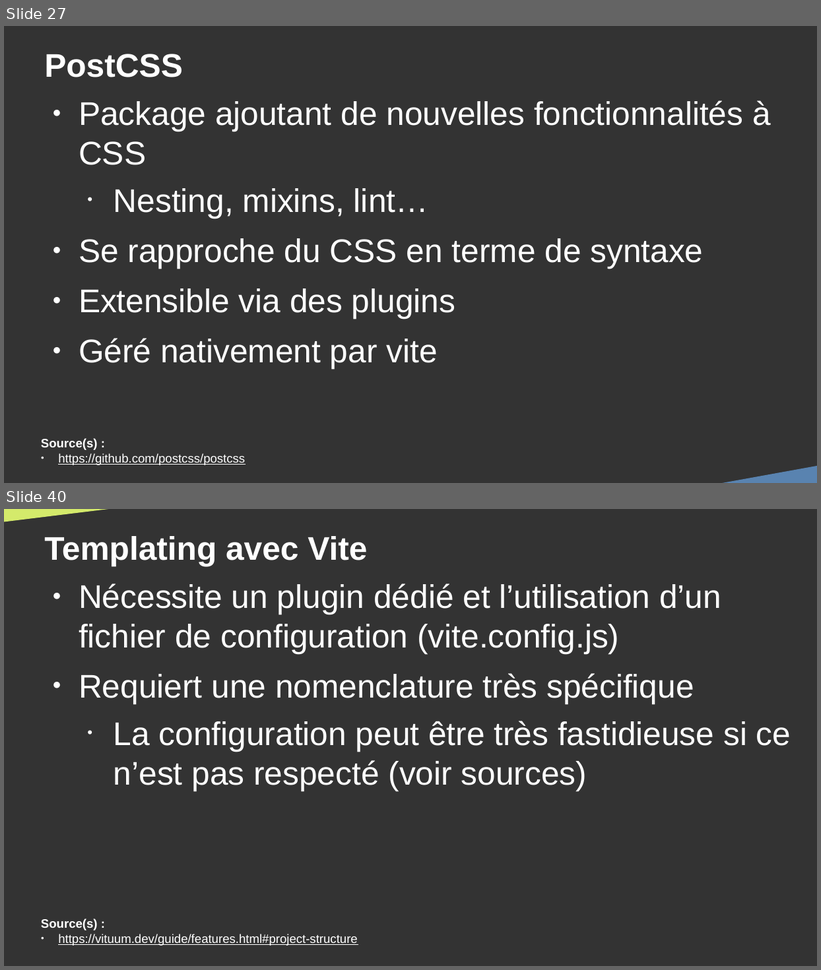
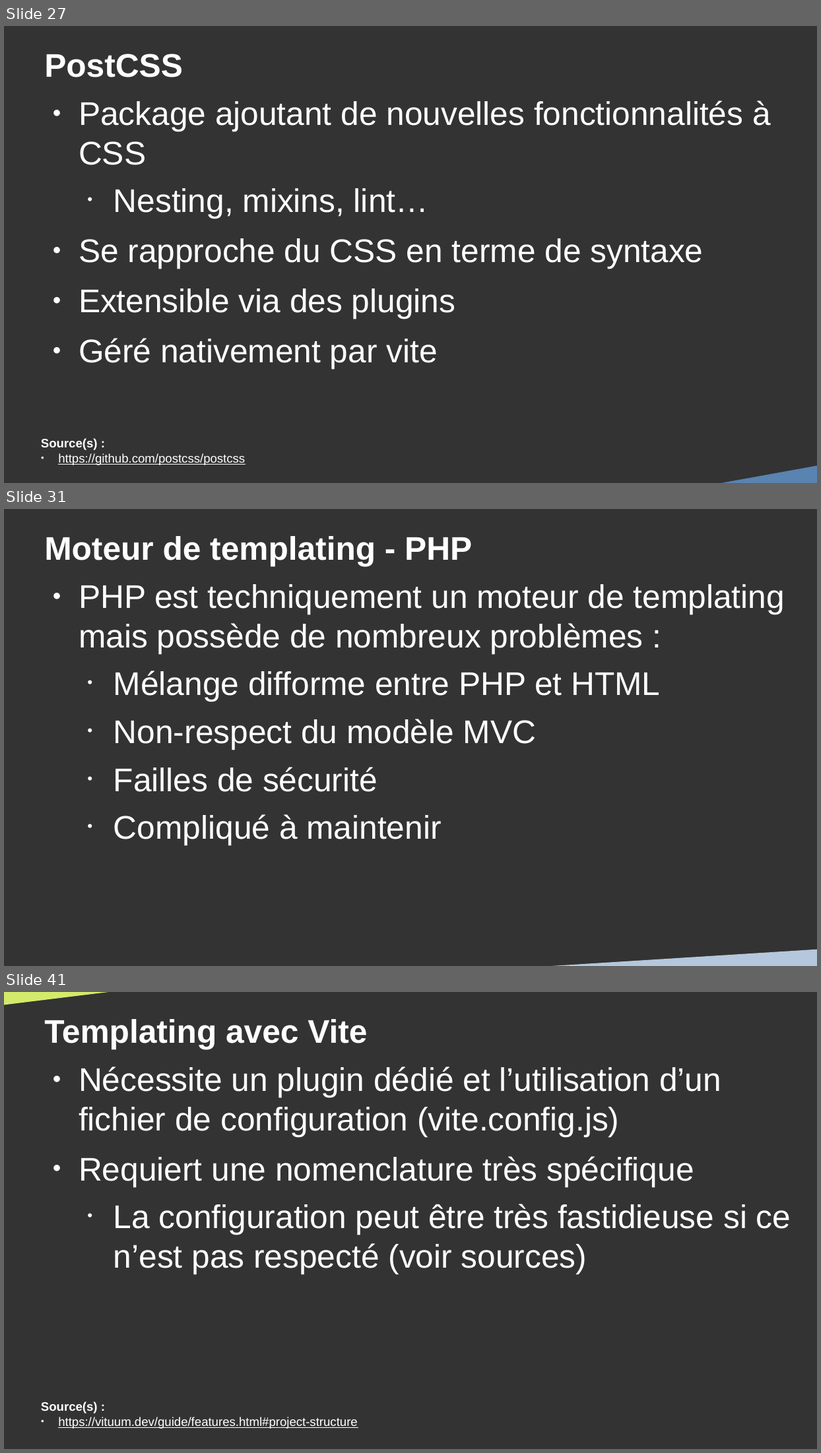
Before and after one commit to DanYellow/cours, a slide deck: developpement-front-s5/travaux-pratiques/numero-4/presentation.odp. Shown one above the other, each under a label of ours: slides 27 and 40 before the commit, slides 27, 31 and 41 after it; the slides between them are not shown. The pictures are 821x970 and 821x1453 pixels, drawn with LibreOffice and Linux fonts; fonts in the diff are those of the drawing. Boxes give left, top, right and bottom in pixels: in the first picture for what was removed or moved away, otherwise in the second. Text is boxed around its words. In the diff, an @@ line names an element or a change of style, - is before the commit and + after.

```diff
--- a/developpement-front-s5/travaux-pratiques/numero-4/presentation.odp
+++ b/developpement-front-s5/travaux-pratiques/numero-4/presentation.odp
@@ slide 31 added at (4,509,817,966), background #333333 @@
@@ title added at (44,536,472,566), 32 pt, text #FFFFFF, bold @@
+Moteur de templating - PHP
@@ text added at (79,584,785,846), 32 pt, text #FFFFFF @@
+● PHP est techniquement un moteur de templating mais possède de nombreux problèmes :
+  • Mélange difforme entre PHP et HTML
+  • Non-respect du modèle MVC
+  • Failles de sécurité
+  • Compliqué à maintenir
@@ right triangle added at (440,947,817,966), fill #B4C7DC @@
@@ what was slide 40 is now slide 41 @@
```
Also in this commit, not shown: 9 slides changed, 3 other files.
